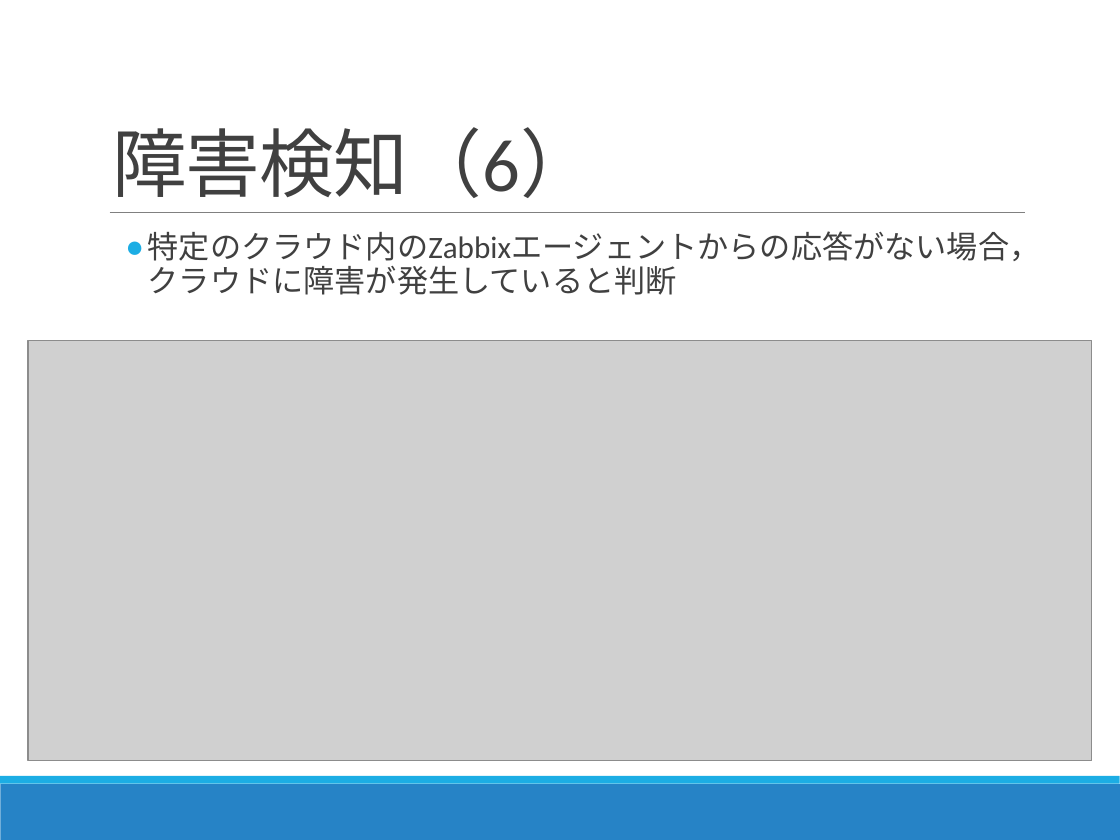
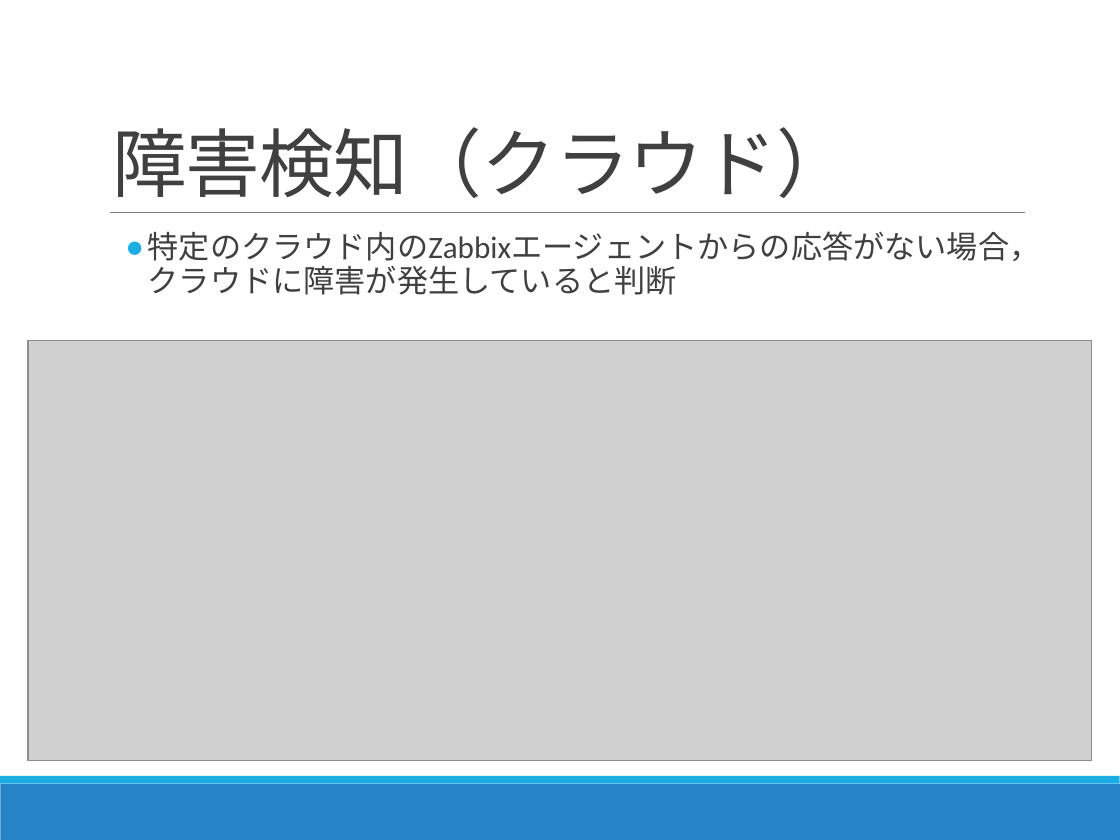
Before and after one commit to Kota0823/Document, a slide deck: slide 37 of 輪講2019-1_鈴木洸太.pptx (slide 19 before the commit). Drawn at 1120x840 pixels with LibreOffice and Linux fonts; fonts in the diff are those of the drawing; grey boxes stand for pictures. Boxes give left, top, right and bottom in pixels: in the first picture for what was removed or moved away, otherwise in the second. Text is boxed around its words. In the diff, an @@ line names an element or a change of style, - is before the commit and + after.

```diff
--- a/輪講2019-1_鈴木洸太.pptx
+++ b/輪講2019-1_鈴木洸太.pptx
@@ title at [112,127,851,198]: text changed @@
-障害検知（6）
+障害検知（クラウド）
```
Also in this commit, not shown: 5 other slides changed, 1 slide removed.
